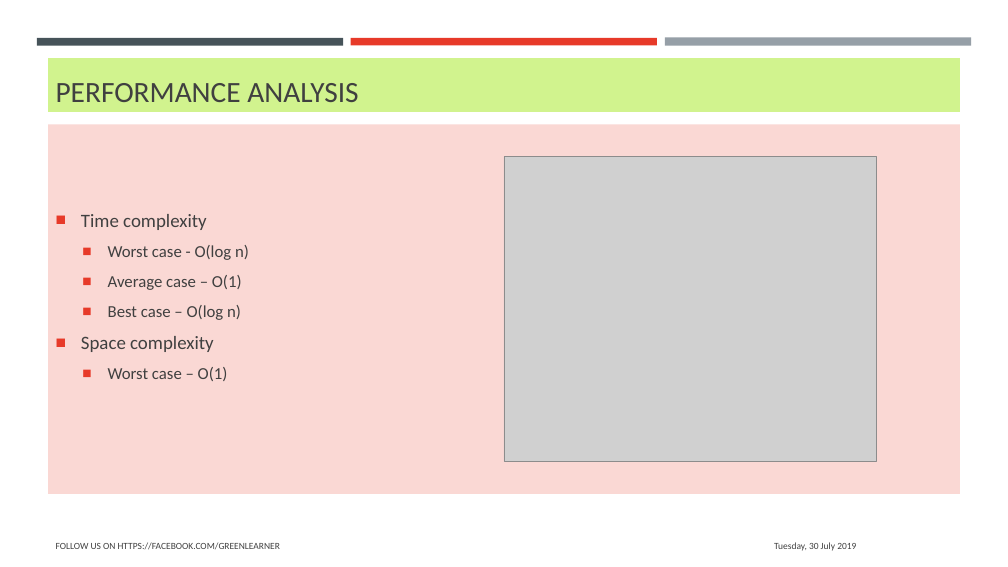
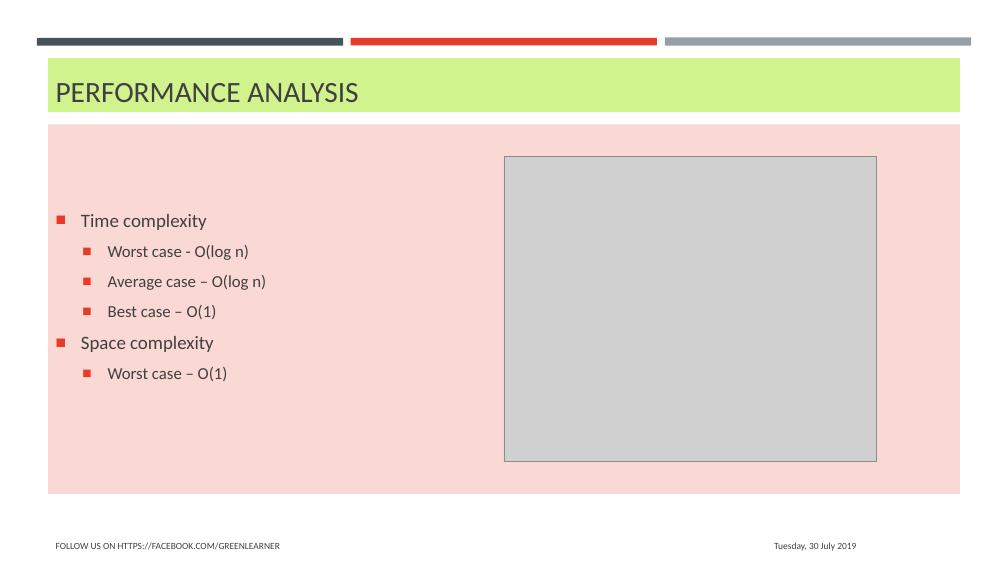
Before and after one commit to codefarm0/Searching-and-Sorting, a slide deck: slide 3 of ppt/Binary search algorithm.pptx. Drawn at 1008x567 pixels with LibreOffice and Linux fonts; fonts in the diff are those of the drawing; grey boxes stand for pictures. Boxes give left, top, right and bottom in pixels: in the first picture for what was removed or moved away, otherwise in the second. Text is boxed around its words. In the diff, an @@ line names an element or a change of style, - is before the commit and + after.

```diff
--- a/ppt/Binary search algorithm.pptx
+++ b/ppt/Binary search algorithm.pptx
@@ text at (x1=108, y1=275, x2=266, y2=319): text changed @@
-  ■ Average case – O(1)
-  ■ Best case – O(log n)
+  ■ Average case – O(log n)
+  ■ Best case – O(1)
```
Also in this commit, not shown: 1 other file.
